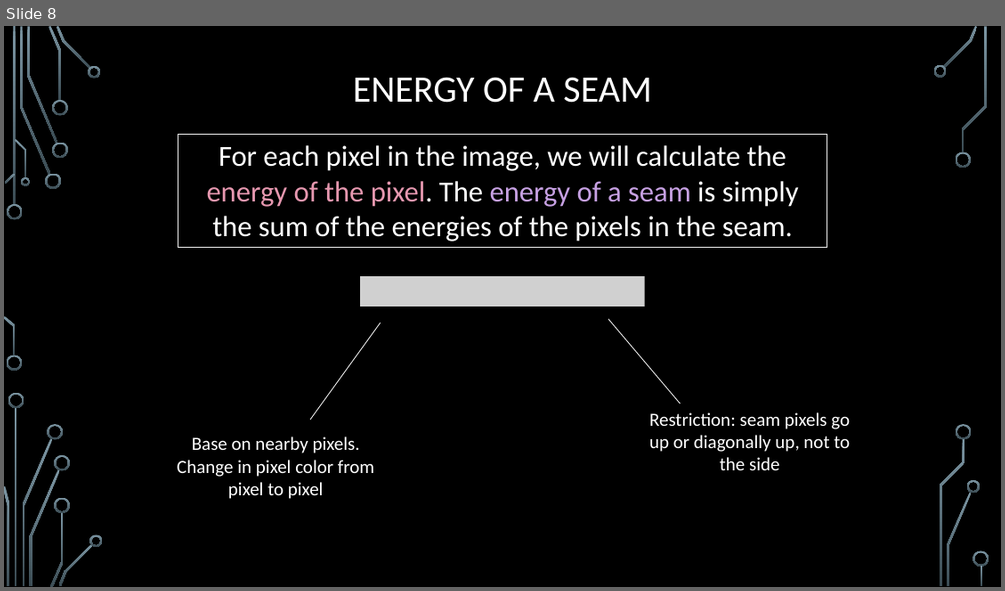
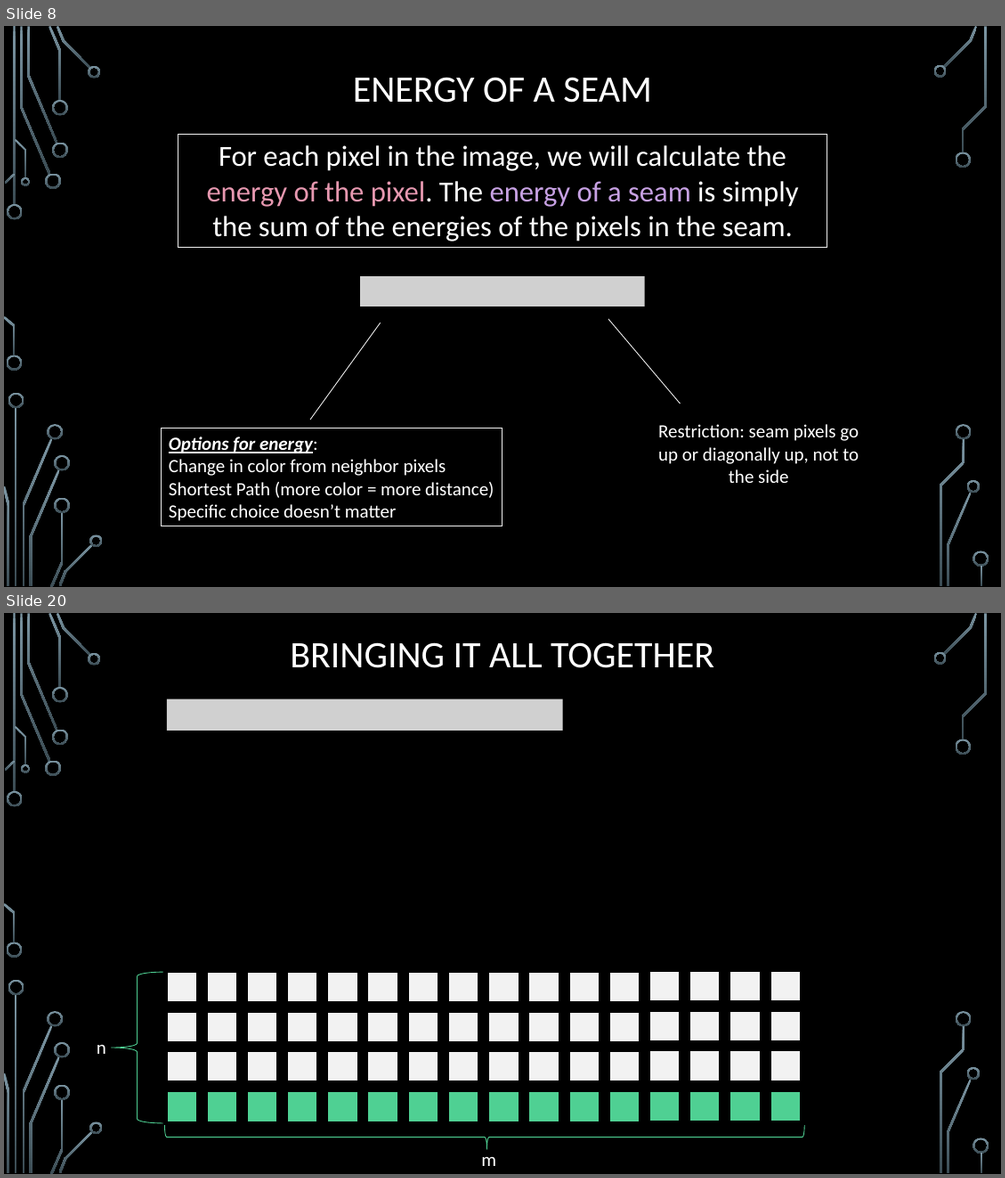
Before and after one commit to markfloryan/dsa2, a slide deck: slides/05-6-SeamCarving.pptx. Shown one above the other, each under a label of ours: slide 8 before the commit, slides 8 and 20 after it; the slides between them are not shown. The pictures are 1005x591 and 1005x1178 pixels, drawn with LibreOffice and Linux fonts; fonts in the diff are those of the drawing; grey boxes stand for pictures; background and template pictures are left out. Boxes give left, top, right and bottom in pixels: in the first picture for what was removed or moved away, otherwise in the second. Text is boxed around its words. In the diff, an @@ line names an element or a change of style, - is before the commit and + after.

```diff
--- a/slides/05-6-SeamCarving.pptx
+++ b/slides/05-6-SeamCarving.pptx
@@ slide 20 added at (4, 613, 1001, 1174), background picture (left out); not listed: 36 template elements that a slide beside it also shows @@
@@ title added at (290, 642, 714, 668), 36 pt, text #FFFFFF @@
+BRINGING IT ALL TOGETHER
@@ picture added at (167, 699, 563, 730) @@
@@ group added at (97, 971, 805, 1166): 64 rectangles, 2 left braces, 2 texts @@
+n
+m
@@ slide 8 changed as well @@
@@ text "Restriction: seam pixels go up ...": place and size @@
-text "Restriction: seam pixels go up ..." at (649, 412, 850, 470)
+text "Restriction: seam pixels go up ..." at (658, 424, 858, 483)
@@ rectangle "Options for energy:": place and size @@
-rectangle "Options for energy:" at (177, 436, 374, 499)
+rectangle "Options for energy:" at (161, 428, 502, 526)
@@ rectangle "Options for energy:" at (161, 428, 502, 526): outline none to #F2F2F2 0.75 pt @@
@@ text in rectangle at (169, 436, 494, 521): text changed @@
-Base on nearby pixels. Change in pixel color from pixel to pixel
+Options for energy:
+Change in color from neighbor pixels
+Shortest Path (more color = more distance)
+Specific choice doesn’t matter
```
Also in this commit, not shown: 16 other slides added, 8 other files.
